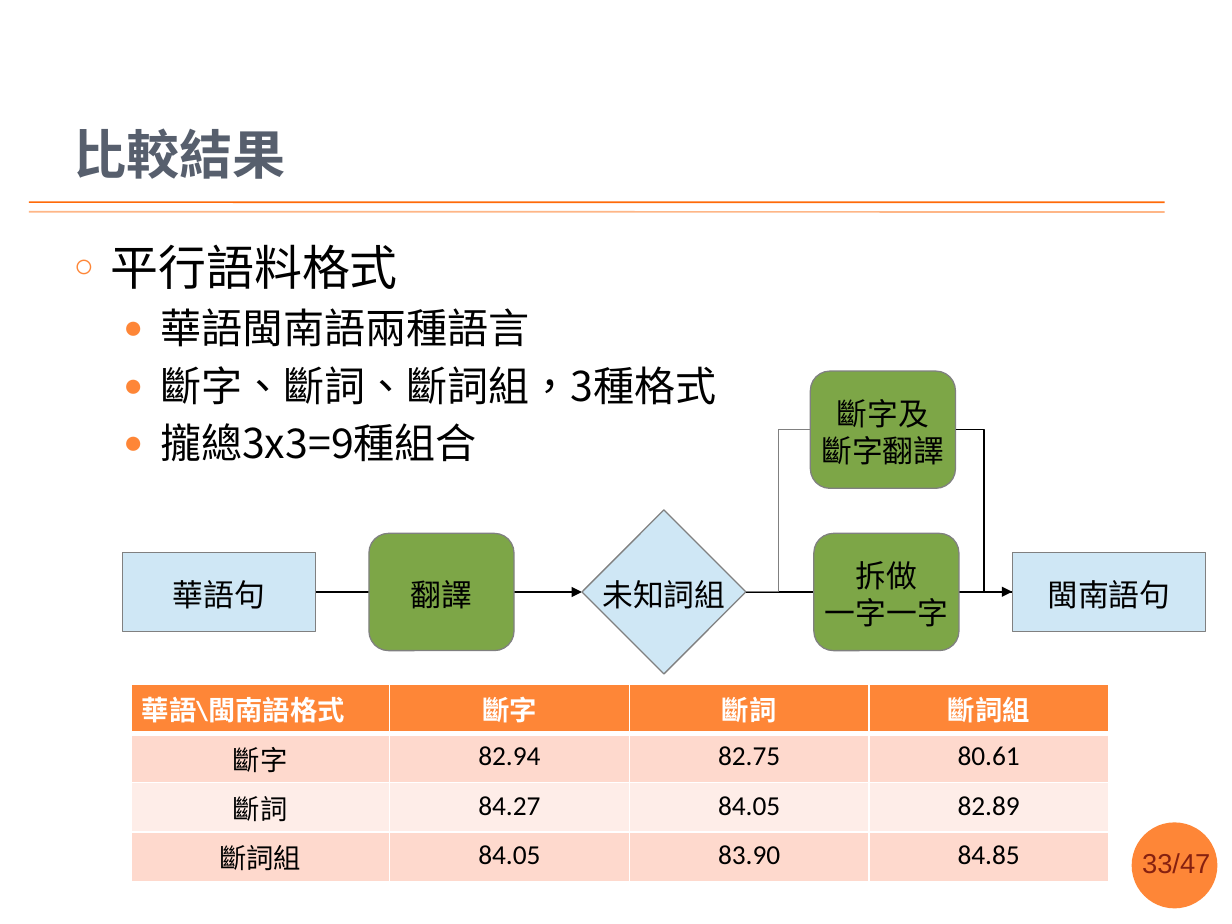
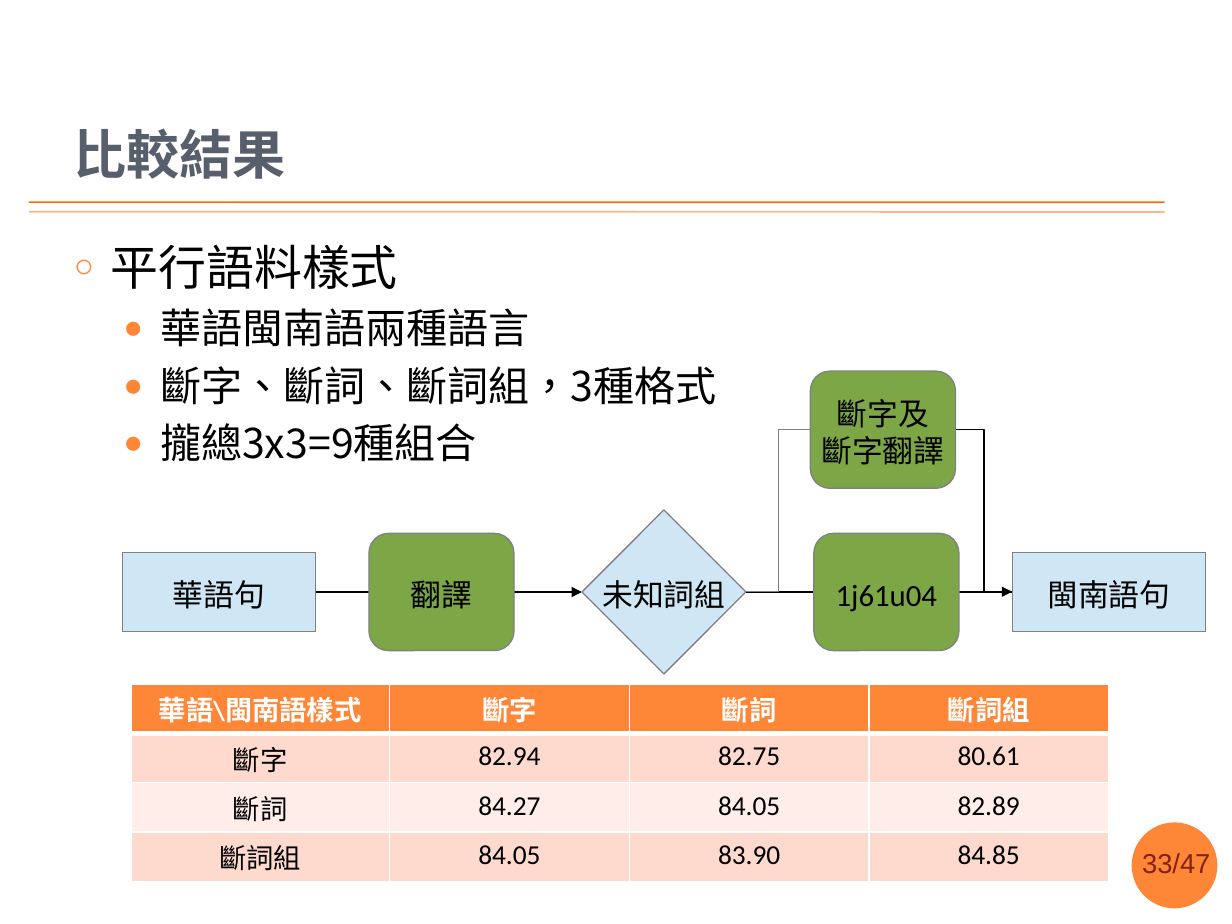
Before and after one commit to sih4sing5hong5/po3-ko3_tau5-iann2-phinn3, a slide deck: slide 33 of 翻譯報告.pptx. Drawn at 1232x924 pixels with LibreOffice and Linux fonts; fonts in the diff are those of the drawing; background and template pictures are left out. Boxes give left, top, right and bottom in pixels: in the first picture for what was removed or moved away, otherwise in the second. Text is boxed around its words. In the diff, an @@ line names an element or a change of style, - is before the commit and + after.

```diff
--- a/翻譯報告.pptx
+++ b/翻譯報告.pptx
@@ text at box(111, 244, 398, 289): text changed @@
-○ 平行語料格式
+○ 平行語料樣式
@@ text in rounded rectangle at box(836, 585, 937, 612): text changed @@
-拆做
-一字一字
+1j61u04
@@ table at box(131, 684, 1108, 877) @@
-row 1, column 1: 華語\閩南語格式
+row 1, column 1: 華語\閩南語樣式
```
Also in this commit, not shown: 15 other slides changed, 2 slides added, 2 slides removed.
